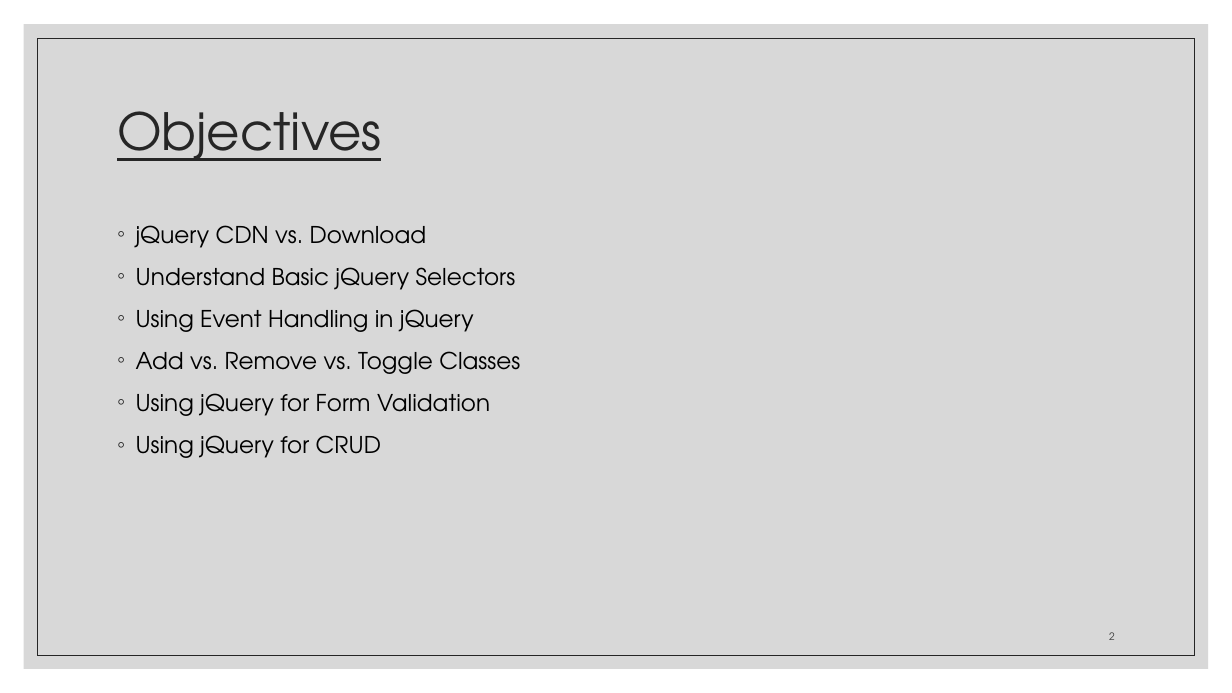
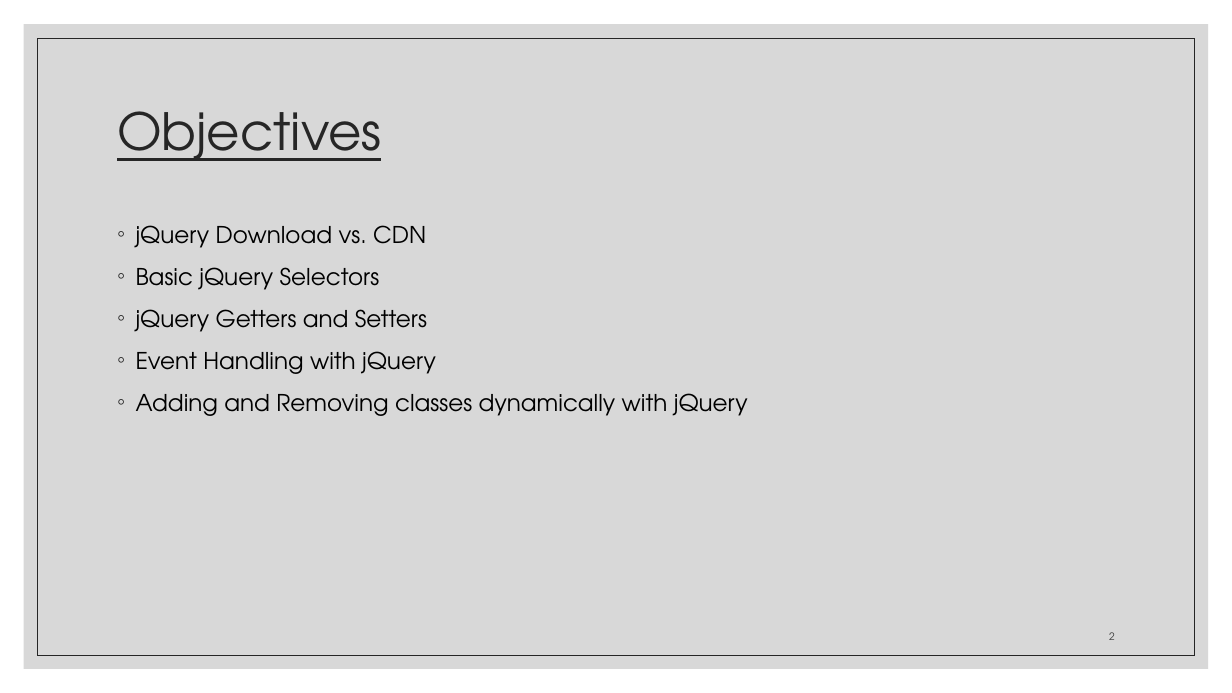
Before and after one commit to zackstotts/base-node-curriculum, a slide deck: slide 2 of unit_00/html_review/05 jQuery.pptx. Drawn at 1232x693 pixels with LibreOffice and Linux fonts; fonts in the diff are those of the drawing. Boxes give left, top, right and bottom in pixels: in the first picture for what was removed or moved away, otherwise in the second. Text is boxed around its words. In the diff, an @@ line names an element or a change of style, - is before the commit and + after.

```diff
--- a/unit_00/html_review/05 jQuery.pptx
+++ b/unit_00/html_review/05 jQuery.pptx
@@ text at (136, 225, 748, 416): text changed @@
-◦ jQuery CDN vs. Download
-◦ Understand Basic jQuery Selectors
-◦ Using Event Handling in jQuery
-◦ Add vs. Remove vs. Toggle Classes
-◦ Using jQuery for Form Validation
-◦ Using jQuery for CRUD
+◦ jQuery Download vs. CDN
+◦ Basic jQuery Selectors
+◦ jQuery Getters and Setters
+◦ Event Handling with jQuery
+◦ Adding and Removing classes dynamically with jQuery
```
Also in this commit, not shown: 11 other slides changed, 15 slides added, 23 slides removed.
